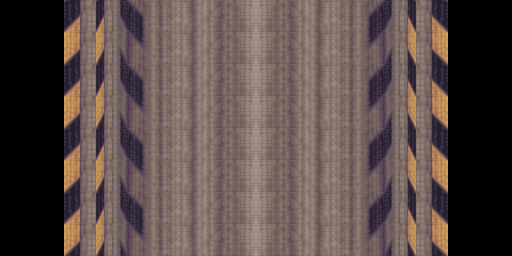
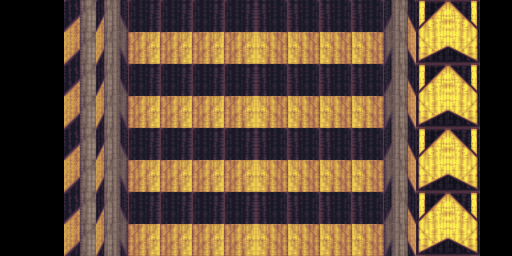
Layer changes from the first 512px x 256px image to the second:
added group "Group 31" with 2 layers above "Group 30" over left=64, top=0, right=480, bottom=256
added layer "Layer 34 copy" in group "Group 31" over left=416, top=0, right=480, bottom=256
added group "Group 30" with 4 layers above "Group 28" over left=128, top=0, right=384, bottom=256
added layer "Layer 33 copy" in group "Group 30" over left=128, top=0, right=256, bottom=224
added layer "Layer 33" in group "Group 30" over left=256, top=0, right=384, bottom=224
added layer "Layer 32 copy" in group "Group 30" over left=128, top=32, right=256, bottom=256
added layer "Layer 32" in group "Group 30" over left=256, top=32, right=384, bottom=256
hid group "Group 28" (2 layers) over left=128, top=0, right=384, bottom=256
